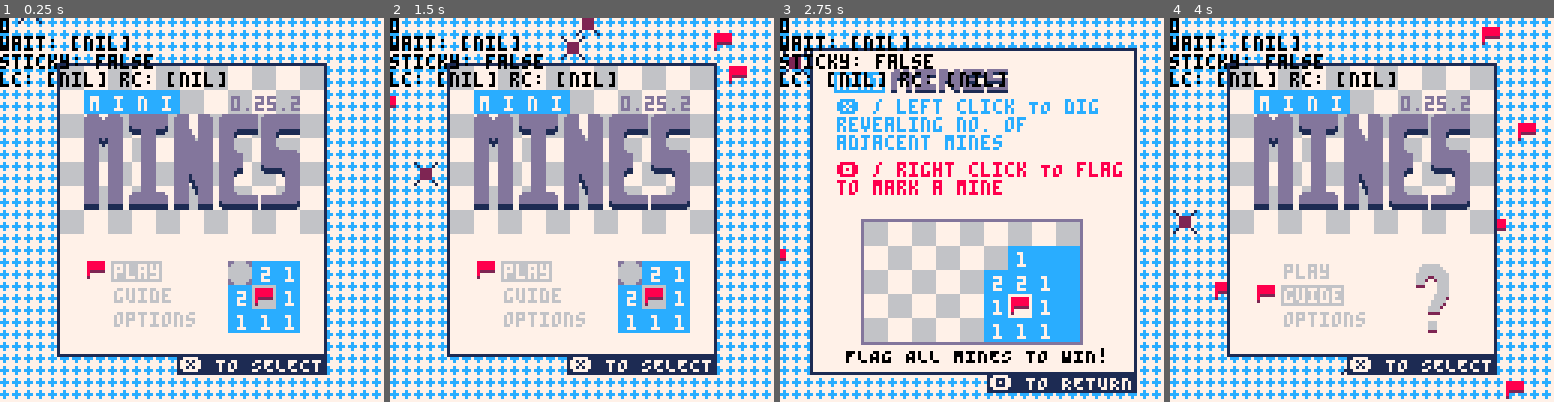
Above: before the commit, frames 1-4 (left to right).
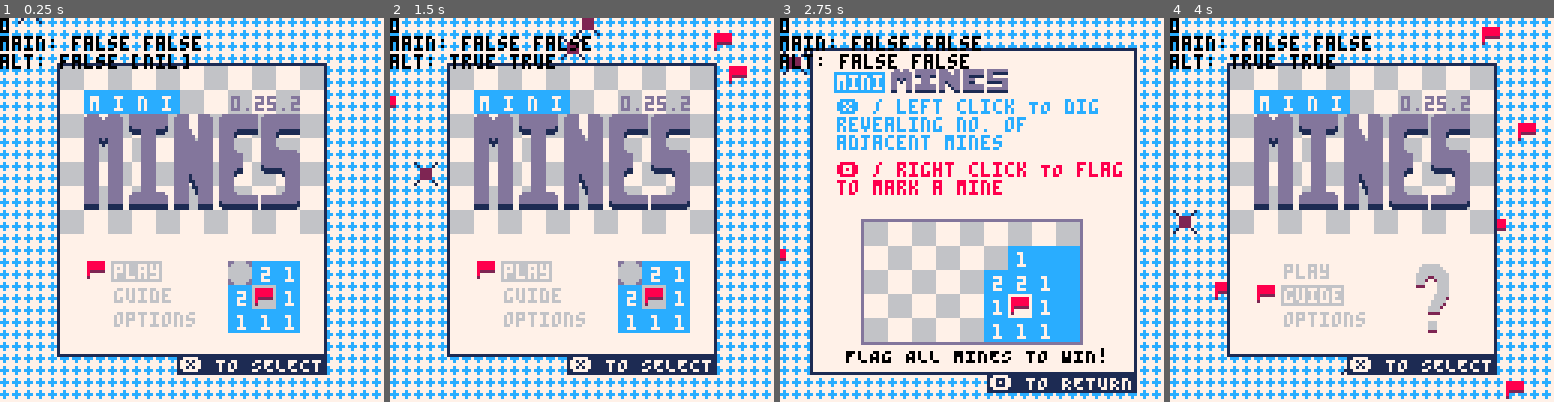
Above: after the commit, the same moments.

Repository: wsasaki01/mini-mines
Game: PICO-8 cartridge mini-mines.p8
Two runs of this game, one before a commit and one after it. Both use one fixed random seed, a clock stepped at 60 frames per second and the inputs below.
Inputs (mouse positions are in pixels of both pictures, inside the frame that each line leads up to):
- Up to frame 1 (0.25 s): no input
- Up to frame 2 (1.5 s): tap O (Z key) at 0.33, 0.7, 1.43 s; click (459, 121) at 0.67 s; tap X (X key) at 1.07 s; click (520, 267) at 1.22 s
- Up to frame 3 (2.75 s): click (975, 114) at 1.77 s; hold Left 1.97-2.37 s; tap X (X key) at 2.07, 2.4, 2.73 s; tap O (Z key) at 2.22 s; click (1037, 259) at 2.32 s; hold Down from 2.42 s (still down)
- Up to frame 4 (4 s): release Down at 2.82 s; click (1492, 106) at 2.87 s; hold Right 2.87-3.53 s; tap X (X key) at 3.07, 3.4, 3.73 s; tap O (Z key) at 3.1, 3.98 s; click (1254, 256) at 3.42 s; hold Up from 3.58 s (still down); click (1315, 102) at 3.97 s

The runs differ from the first frame. In frame 1, 2.0% of the frame differs, in the area x 0-59%, y 4-18%; in frame 2, 2.0%; in frame 3, 2.0%; in frame 4, 2.0%.

Commit message:
Refactor `sticky` and `wait`

Diff:
--- a/main.lua
+++ b/main.lua
@@ -38,9 +38,9 @@
     menu_x = 28
     menu_y = 80
 
-    -- sticky key checker when starting game
+    -- main_stick key checker when starting game
     -- prevents the player holding key down and accidentally digging
-    sticky = false
+    main_stick = false
 
     -- store pbs for each mode
     -- false by default
@@ -227,24 +227,46 @@
     -- allow user to return to title from pico-8 menu
     menuitem(2, "return to title", ensure)
 
-    if mouse then
+    if controller then
+        -- control scheme
+        main = btn(5)
+        alt = btn(4)
+
+        -- sticky trackers for lc/x and rc/o
+        -- when the player clicks either of these, the sticky is enabled
+        -- actions are only allowed while sticky is false
+        -- this ensures the player doesn't hold the button by accident, and press something in the next screen
+        if main_stick and not main then
+            main_stick = false
+        end
+
+        if alt_stick and not alt then
+            alt_stick = false
+        end
+    elseif mouse then
         -- positions
         mo_x = stat(32)
         mo_y = stat(33)
 
         -- left and right click
-        lc = stat(34) == 1
-        rc = stat(34) == 2
-
-        if not (sticky and lc) then
-            sticky = false
+        main = stat(34) == 1
+        alt = stat(34) == 2
+
+        -- sticky trackers
+        if main_stick and not main then
+            main_stick = false
+        end
+
+        if alt_stick and not alt then
+            alt_stick = false
         end
     end
 
     if win or lose then
         if controller then
             -- x for return
-            if btn(5) then
+            --[[
+            if x then
                 ticker += 0.1
 
                 if flr(ticker) == 2 then
@@ -255,17 +277,19 @@
                     new_pb = false
                     new_theme = false
 
-                    sticky = true
-                    wait = true
+                    main_stick = true
+                    alt_stick = true
 
                     initialise(size)
                 end
             else
                 ticker = 0
             end
+            --]]
 
             -- o for return to menu
-            if btnp(4) then
+            --[[
+            if o then
                 if holdo then
                     ticker += 0.1
                 else
@@ -287,15 +311,19 @@
             else
                 holdo = false
             end
+            --]]
         elseif mouse then
             hover_replay = (21 <= mo_x and mo_x <= 69) and (57 <= mo_y and mo_y <= 63)
             hover_quit = (21 <= mo_x and mo_x <= 101) and (63 <= mo_y and mo_y <= 70)
 
-            if lc and not sticky then
-                sticky = true
+            -- if left clicking
+            if main and not main_stick then
+                main_stick = true
+
                 if hover_replay then
                     win = false
                     lose = false
+
                     new_pb = false
                     new_theme = false
 
@@ -304,6 +332,7 @@
                     win = false
                     lose = false
                     play = false
+
                     new_pb = false
                     new_theme = false
 
@@ -312,7 +341,6 @@
             end
         end
     elseif difficulty then
-        -- if using controller
         if controller then
             -- movement
             if btnp(3) and menu_y != 96 then
@@ -324,14 +352,15 @@
             end
 
             -- x to select option
-            if btnp(5) then
-                -- disable menu
+            if main and not main_stick then
+                main_stick = true
+
+                -- disable difficulty menu
                 difficulty = false
                 play = true
                 sfx(5)
 
                 -- difficulty selection
-                -- maybe pass something into initialise()
                 if menu_y == 80 then
                     --easy
                     initialise("easy")
@@ -345,13 +374,17 @@
             end
 
             -- o to return to title
-            if btnp(4) then
+            if alt and not alt_stick then
+                alt_stick = true
+
+                -- disable difficulty menu
+                difficulty = false
                 sfx(6)
-                difficulty = false
+
+                -- go back to main menu
                 menu_y = 80
                 menu = true
             end
-        -- if using mouse
         elseif mouse then
             -- bounds for "play" and "options" on main menu
             hover_easy = (37 <= mo_x and mo_x <= 53) and (81 <= mo_y and mo_y <= 87)
@@ -371,9 +404,8 @@
             end
 
             -- left click to pick difficulty
-            if lc and not sticky then
-                -- ensure player click accidentally in next screen
-                sticky = true
+            if main and not main_stick then
+                main_stick = true
 
                 if hover_easy then
                     sfx(5)
@@ -398,6 +430,64 @@
             end
         end
     elseif play then
+        -- if it isn't the first dig
+        if not first then
+            -- only record time once game has started
+            ct = flr(t()) - record
+
+            -- count the number of correctly placed flags
+            ccount = 0
+            for col=1, #grid do
+                for row=1, #grid[col] do
+                    if grid[col][row] == true and flags[col][row] == true then
+                        ccount += 1
+                    end
+                end
+            end
+
+            -- if the player wins
+            if ccount == mcount then
+                -- if the player has flagged all mined, uncover all the mines
+                for col=1, #grid do
+                    for row=1, #grid[col] do
+                        if type(grid[col][row]) == "number" then
+                            uncover({col, row})
+                        end
+                    end
+                end
+
+                -- player has won
+                win = true
+
+                -- record the pb if needed
+                if pb[size] == false or (ct < pb[size]) then
+                    pb[size] = ct
+                    -- tell _update() that there's been a new pb
+                    new_pb = true
+                end
+
+                -- add one to win counter for current difficulty
+                win_count[size] += 1
+
+                -- if this the player's first win or they set a new PB, and there's still themes to unlcok
+                if
+                (win_count[size] == 1 or
+                win_count[size] % 5 or
+                new_pb) and
+                #unlockable[size] != 0 then
+                    -- add the new theme to the player's collection
+                    add(themes, unlockable[size][1])
+
+                    -- new theme unlocked
+                    new_theme = unlockable[size][1]
+
+                    -- remove it from the original list
+                    del(unlockable[size], unlockable[size][1])
+
+                end
+            end
+        end
+
         -- check if the player is within the grid
         -- if not, they won't be able to dig or flag
         in_bound = (1 <= p.mx and p.mx <= width) and (1 <= p.my and p.my <= height)
@@ -422,97 +512,11 @@
                 p.y += 8
                 p.my += 1
             end
-        elseif mouse then
-            -- start at offset
-            -- find distance from current mouse to offset
-            -- int. div. of 8 to find how many spaces that is
-            -- mult. by 8 to actually set the position to that space
-            p.x = xoff + ((mo_x-xoff)\8)*8
-            p.y = yoff + ((mo_y-yoff)\8)*8
-
-            -- find distance from current mouse to offset
-            -- int. div. of 8 to find how many spaces that is
-            p.mx = (mo_x - xoff) \ 8 +1
-            p.my = (mo_y - yoff) \ 8
-
-            -- if not still pressing key from menu, disable sticky
-            if not (lc and sticky) then
-                sticky = false
-            end
-        end
-
-        -- if the game has started, update the time
-        if not first then
-            ct = flr(t()) - record
-        end
-
-        -- if the player hasn't already lost
-        -- makes sure there's no iteration of matrices that haven't been made yet
-        if not lose then
-            -- if it isn't the first dig
-            if not first then
-                -- count the number of correctly placed flags
-                ccount = 0
-                for col=1, #grid do
-                    for row=1, #grid[col] do
-                        if grid[col][row] == true and flags[col][row] == true then
-                            ccount += 1
-                        end
-                    end
-                end
-
-                -- if the player wins
-                if ccount == mcount then
-                    -- if the player has flagged all mined, uncover all the mines
-                    for col=1, #grid do
-                        for row=1, #grid[col] do
-                            if type(grid[col][row]) == "number" then
-                                uncover({col, row})
-                            end
-                        end
-                    end
-
-                    -- player has won
-                    win = true
-
-                    -- record the pb if needed
-                    if pb[size] == false or (ct < pb[size]) then
-                        pb[size] = ct
-                        -- tell _update() that there's been a new pb
-                        new_pb = true
-                    end
-
-                    -- add one to win counter for current difficulty
-                    win_count[size] += 1
-
-                    -- if this the player's first win or they set a new PB, and there's still themes to unlcok
-                    if
-                    (win_count[size] == 1 or
-                    win_count[size] % 5 or
-                    new_pb) and
-                    #unlockable[size] != 0 then
-                        -- add the new theme to the player's collection
-                        add(themes, unlockable[size][1])
-
-                        -- new theme unlocked
-                        new_theme = unlockable[size][1]
-
-                        -- remove it from the original list
-                        del(unlockable[size], unlockable[size][1])
-
-                    end
-                end
-            end
 
             -- x or right click for flag
-            if
-            (btnp("5") or rc) and
-            not wait and
-            in_bound then
+            if main and not main_stick and in_bound then
                 -- wait for player to lift key
-                if stat(34) == 2 then
-                    wait = true
-                end
+                main_stick = true
 
                 -- if that space hasn't already been dug
                 if not digs[p.mx][p.my] then
@@ -535,27 +539,18 @@
                 end
             end
 
-            -- if waiting and user isn't pressing dig, then stop waiting
-            -- now allows user to press dig normally
-            if wait == true and not rc then
-                wait = false
-            end
-
             -- o or left click for dig
-            if
-            (btnp("4") or (lc and not sticky)) and
-            not wait and in_bound then
-                sticky = true
+            if alt and not alt_stick and in_bound then
+                alt_stick = true
 
                 if first then
                     -- create a list of mines
                     -- pass in current position to ensure no mine spawns there
                     mine_list = create_mines(width, height, mcount, {p.mx, p.my})
 
+                    -- change all the mine positions to true
                     for mine in all(mine_list) do
-                        printh(mine[1]..", "..mine[2], "log", false)
-
-                        -- change all the mine positions to true
+                        --printh(mine[1]..", "..mine[2], "log", false)
                         grid[mine[1]][mine[2]] = true
                     end
 
@@ -590,9 +585,20 @@
                     end
                 end
             end
+        elseif mouse then
+            -- start at offset
+            -- find distance from current mouse to offset
+            -- int. div. of 8 to find how many spaces that is
+            -- mult. by 8 to actually set the position to that space
+            p.x = xoff + ((mo_x-xoff)\8)*8
+            p.y = yoff + ((mo_y-yoff)\8)*8
+
+            -- find distance from current mouse to offset
+            -- int. div. of 8 to find how many spaces that is
+            p.mx = (mo_x - xoff) \ 8 +1
+            p.my = (mo_y - yoff) \ 8
         end
     elseif menu then
-        -- if using controller
         if controller then
             -- movement
             if btnp(3) and menu_y != 96 then
@@ -604,7 +610,9 @@
             end
 
             -- x to select option
-            if btnp(5) then
+            if main and not main_stick then
+                main_stick = true
+
                 -- disable menu
                 menu = false
                 sfx(5)
@@ -621,7 +629,6 @@
                     option = true
                 end
             end
-        -- if using mouse
         elseif mouse then
             -- bounds for "play" and "options" on main menu
             hover_play = (36 < mo_x and mo_x < 54) and (80 < mo_y and mo_y < 88)
@@ -640,9 +647,8 @@
             end
 
             -- if left clicking
-            if lc and not sticky then
-                -- ensure player click accidentally in next screen
-                sticky = true
+            if main and not main_stick then
+                main_stick = true
 
                 -- if hovering over "play", start the game
                 if hover_play then
@@ -665,23 +671,25 @@
     elseif guide then
         -- return to title screen
         if controller then
-            if btnp(4) then
+            -- o to return
+            if alt and not alt_stick then
                 sfx(6)
+                alt_stick = true
                 guide = false
                 menu = true
             end
         elseif mouse then
             -- bounds for "return" in guide menu
             hover_return_guide = (92 <= mo_x and mo_x <= 118) and (119 <= mo_y and mo_y <= 123)
-            if lc and not sticky and hover_return_guide then
+
+            if main and not main_stick and hover_return_guide then
                 sfx(6)
-                sticky = true
+                main_stick = true
                 guide = false
                 menu = true
             end
         end
     elseif option then
-        -- if using controller
         if controller then
             -- movement
             if btnp(3) and menu_y != 96 then
@@ -693,33 +701,33 @@
             end
 
             -- x to select option
-            if btnp(5) then
+            if main and not main_stick then
+                main_stick = true
                 sfx(5)
+
                 if menu_y == 80 then
+                    -- change theme
                     if theme_select != #themes then
                         theme_select += 1
                     else
                         theme_select = 1
                     end
                 elseif menu_y == 96 then
-                    if controller then
-                        controller = false
-                        mouse = true
-                    else
-                        mouse = false
-                        controller = true
-                    end
+                    -- switch to mouse
+                    controller = false
+                    mouse = true
                 end
             -- o to return to menu
-            elseif btnp(4) then
+            elseif alt and not alt_stick then
+                alt_stick = true
                 sfx(6)
+
                 option = false
                 menu = true
+
                 -- place cursor on "options"
                 menu_y = 96
             end
-
-        -- if using mouse
         elseif mouse then
             -- bounds for "play" and "options" on main menu
             hover_theme = (36 < mo_x and mo_x < 58) and (80 < mo_y and mo_y < 88)
@@ -736,10 +744,11 @@
             end
 
             -- if left clicking
-            if lc and not sticky then
+            if main and not main_stick then
+                main_stick = true
+
                 if menu_y == 80 then
                     sfx(5)
-                    sticky = true
                     if theme_select != #themes then
                         theme_select += 1
                     else
@@ -747,14 +756,10 @@
                     end
                 elseif menu_y == 96 then
                     sfx(5)
-                    sticky = true
-                    if controller then
-                        controller = false
-                        mouse = true
-                    else
-                        mouse = false
-                        controller = true
-                    end
+
+                    -- change to controller
+                    mouse = false
+                    controller = true
                 elseif hover_return_options then
                     sfx(6)
                     options = false
@@ -1063,9 +1068,8 @@
     end
 
     print(ticker, 0, 0, 0)
-    print("wait: "..tostr(wait))
-    print("sticky: "..tostr(sticky))
-    print("lc: "..tostr(lc).." rc: "..tostr(rc))
+    print("main: "..tostr(main).." "..tostr(main_stick))
+    print("alt: "..tostr(alt).." "..tostr(alt_stick))
 end
 
 -- ***********************
